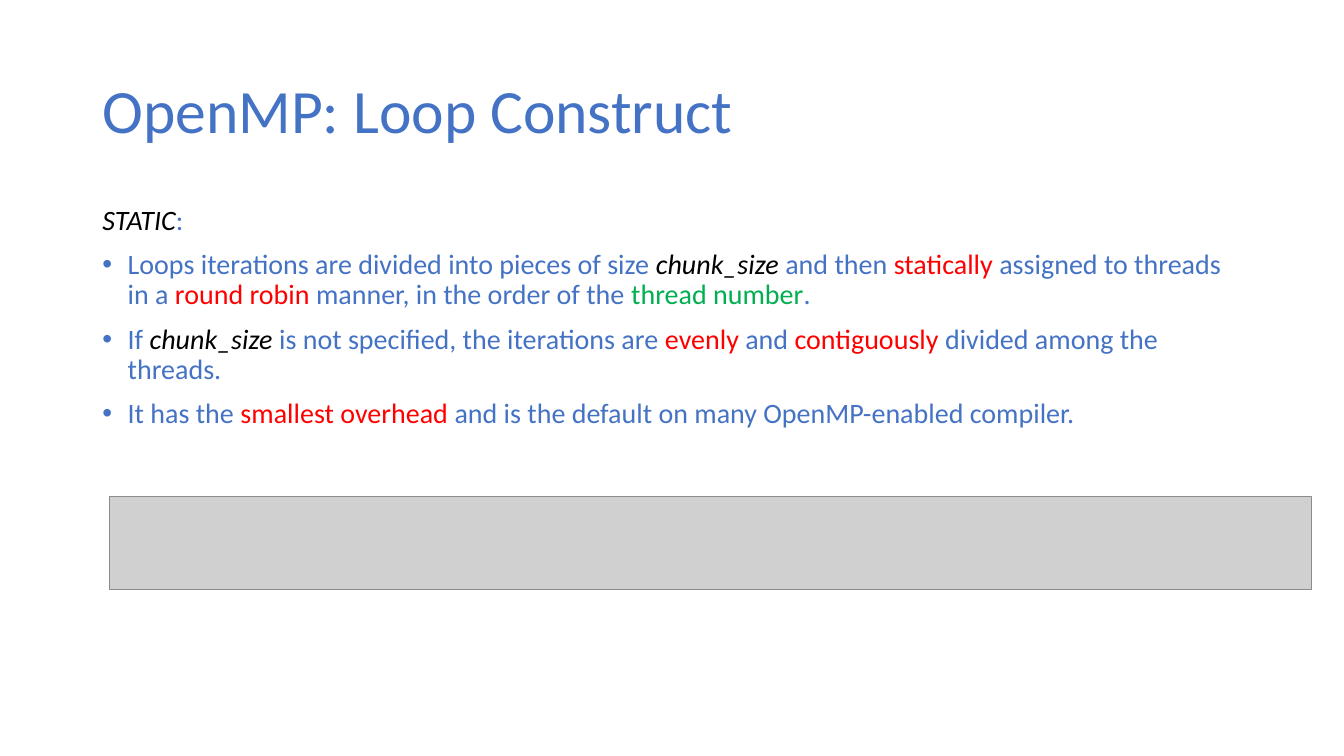
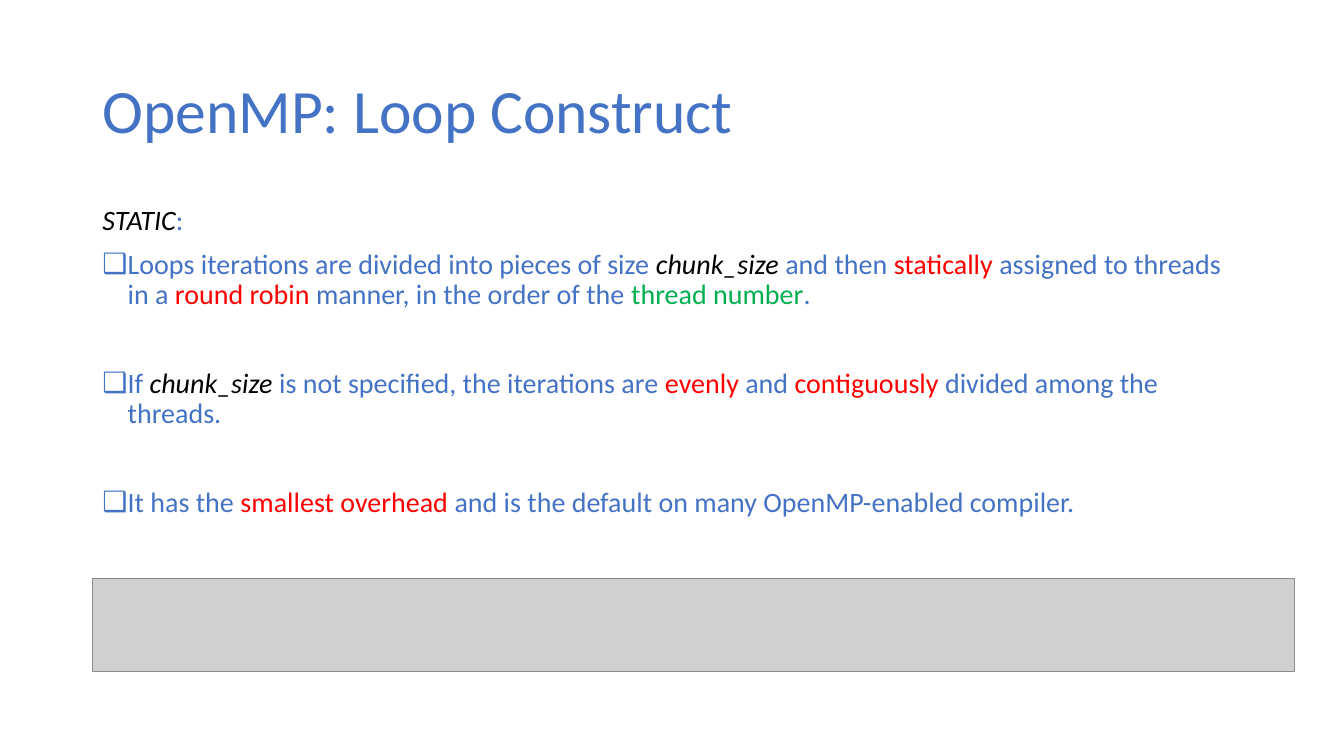
Before and after one commit to ekkapotc/PC, a slide deck: slide 26 of Slides/Lecture 6.pptx (slide 25 before the commit). Drawn at 1344x756 pixels with LibreOffice and Linux fonts; fonts in the diff are those of the drawing; grey boxes stand for pictures. Boxes give left, top, right and bottom in pixels: in the first picture for what was removed or moved away, otherwise in the second. Text is boxed around its words. In the diff, an @@ line names an element or a change of style, - is before the commit and + after.

```diff
--- a/Slides/Lecture 6.pptx
+++ b/Slides/Lecture 6.pptx
@@ text at box(128, 254, 1221, 517): bullet • to ❑ @@
@@ picture: place and size @@
-picture at box(110, 497, 1313, 590)
+picture at box(93, 579, 1296, 671)
```
Also in this commit, not shown: 27 other slides changed, 2 slides added, 2 other files.
